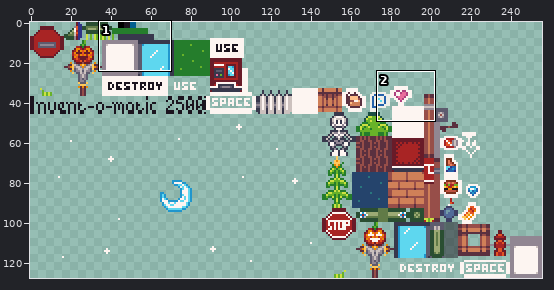
File history of a sprite sheet, android/assets/sprites/sprites.png. Above, an overview of the earlier version with the close-up marked.
Close-up. Old version:
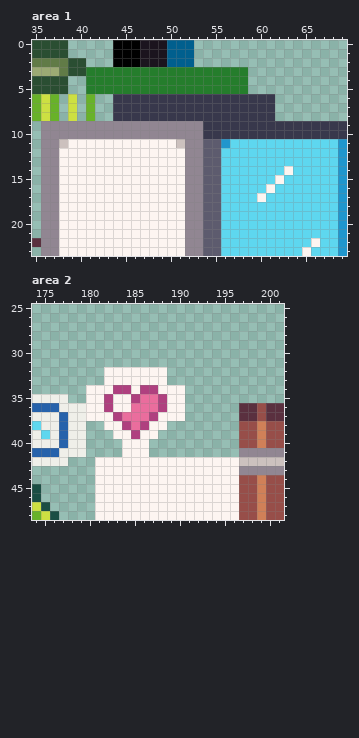
The file is 256x128 pixels. Shown: area 1: x 35..69, y 0..23; area 2: x 174..201, y 25..48. The commit also changed other parts of the picture, which this record leaves out.
The result:
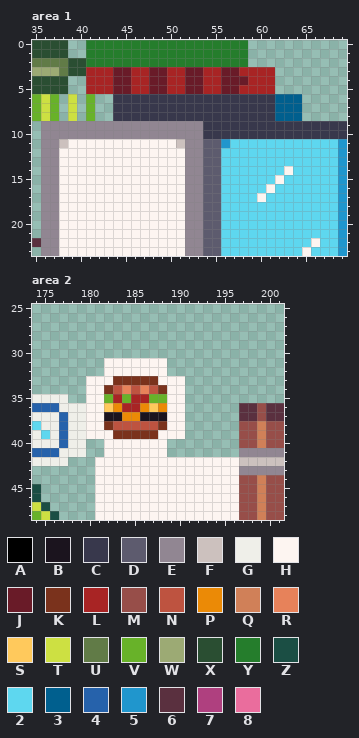
Palette (. is transparent): A #000000  B #1b141e  C #38384c  D #5d5b6e  E #918692  F #ccc1be  G #efefe9  H #fdf5f1  J #691b28  K #7a321c  L #a82424  M #974e49  N #be5340  P #eb8a06  Q #d08058  R #e7825a  S #ffc95c  T #cde042  U #617b47  V #68b229  W #9caa74  X #2a4e32  Y #257d2c  Z #1b4e44  2 #5ed7ef  3 #005f8e  4 #2662ab  5 #2096cd  6 #5a303f  7 #af407f  8 #ea6d9d
Edits made:
Area 1:
y 0..2: x 41..58 ...AAABBB333...... -> YYYYYYYYYYYYYYYYYY
y 3: x 41..61 YYYYYYYYYYYYYYYYYY... -> LLLJJLLJJLLJJLLJJLLLL
y 4: x 41..61 YYYYYYYYYYYYYYYYYY... -> LLLJJLLJJLLJJLLJJJLLL
y 5: x 41..61 YYYYYYYYYYYYYYYYYY... -> LLLJJLLJJLLJJLLJJLLLL
y 6..8: x 62..64 ... -> 333
Area 2:
y 31: x 182..188 ....... -> HHHHHHH
y 33: x 180..181 .. -> HH; x 183..187 HHHHH -> KKKKK; x 189..190 .. -> HH
y 34: x 182..188 H77H77H -> KNRNRNK
y 35: x 182..188 7HH7887 -> VLVLLVV
y 36: x 182..188 7HH8887 -> SPLLPSP
y 37: x 182..188 H78887H -> BBPPBBB
y 38: x 180..190 ..HH787HH.. -> HHKNNNNNKHH
y 39: x 180..190 ...HH7HH... -> HHHKKKKKHHH
y 40..41: x 182..183 .. -> HH; x 187..188 .. -> HH
